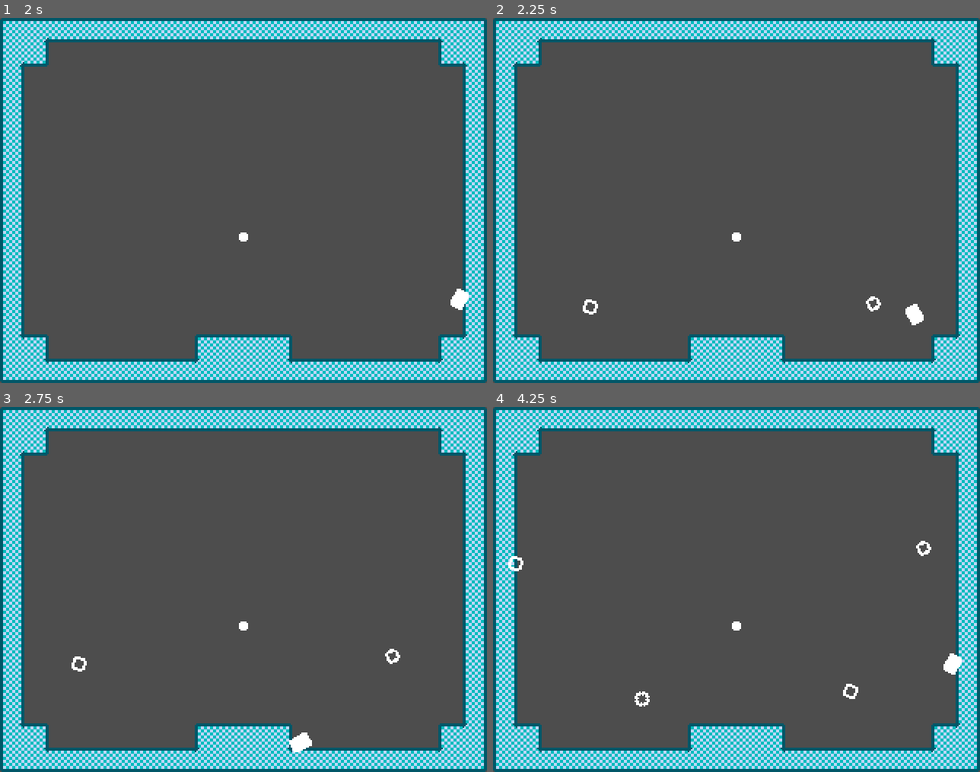
Above: before the commit, frames 1-4 (two rows, left to right).
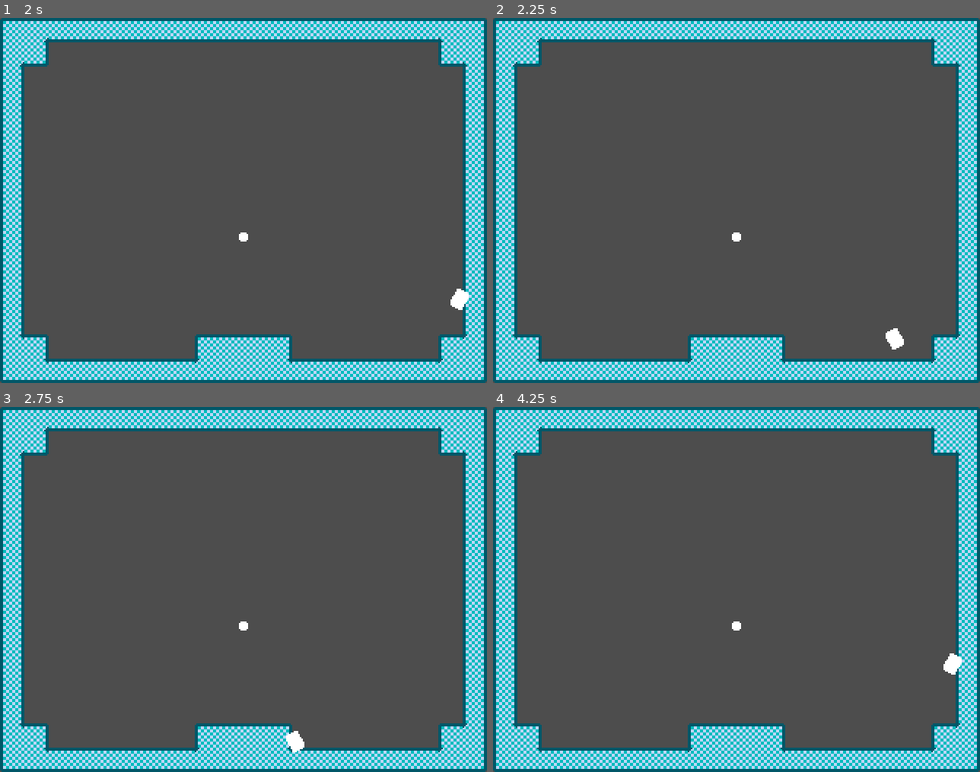
Above: after the commit, the same moments.

Repository: thcheetah777/parry-prototype
Game: Godot game, scene res://main.tscn
The game is run twice, just before and just after one commit, with the same random seed, the same clock (stepped at 60 frames per second) and the same inputs.
Inputs:
- Up to frame 1 (2 s): hold Right (right) from 0.53 s (still down); tap X (parry) at 0.6, 1.35 s; tap Z (jump) at 0.77, 1.52 s
- Up to frame 2 (2.25 s): release Right (right) at 2.03 s; hold Left (left) from 2.03 s (still down); tap X (parry) at 2.1 s
- Up to frame 3 (2.75 s): keep holding Left (left)
- Up to frame 4 (4.25 s): release Left (left) at 2.78 s; hold Right (right) from 2.78 s (still down); tap X (parry) at 2.85, 3.6 s; tap Z (jump) at 3.02, 3.77 s

Frame 1 is identical in both runs. In frame 2, 0.4% of the frame differs, in the area x 18-89%, y 76-91%; in frame 3, 0.2%; in frame 4, 0.3%.

Commit message:
⚔️ choose closest parryable

Diff:
--- a/main.tscn
+++ b/main.tscn
@@ -1,10 +1,9 @@
-[gd_scene load_steps=8 format=3 uid="uid://c5433ltwyk7jd"]
+[gd_scene load_steps=7 format=3 uid="uid://c5433ltwyk7jd"]
 
 [ext_resource type="Texture2D" uid="uid://d3vmii4pcxxsx" path="res://assets/tileset.png" id="1_k8aig"]
 [ext_resource type="Script" path="res://world.gd" id="1_r0bwy"]
 [ext_resource type="PackedScene" uid="uid://b2g8d8f5ta34h" path="res://player.tscn" id="2_riabk"]
 [ext_resource type="PackedScene" uid="uid://bs2rcexh4i7r7" path="res://parry_point.tscn" id="3_m862k"]
-[ext_resource type="PackedScene" uid="uid://duvehrwbbw012" path="res://turret.tscn" id="4_2us64"]
 
 [sub_resource type="TileSetAtlasSource" id="TileSetAtlasSource_0xdkv"]
 texture = ExtResource("1_k8aig")
@@ -502,11 +501,3 @@
 
 [node name="ParryPoint" parent="World" instance=ExtResource("3_m862k")]
 position = Vector2(160, 144)
-
-[node name="Turret" parent="World" instance=ExtResource("4_2us64")]
-visible = false
-position = Vector2(80, 224)
-
-[node name="Turret2" parent="World" instance=ExtResource("4_2us64")]
-visible = false
-position = Vector2(240, 224)
--- a/player.gd
+++ b/player.gd
@@ -35,7 +35,7 @@
 var can_double_jump = false
 var dash_ghost_timer = 0
 
-var touching_parryable: Parryable = null
+var touching_parryable: Array[Parryable] = []
 var current_parryable: Parryable = null
 var parry_angle = 0
 
@@ -101,7 +101,7 @@
 	print("start parry")
 	velocity = Vector2.ZERO
 	run_rotation = 0
-	current_parryable = touching_parryable
+	current_parryable = find_closest_parryable()
 	var direction = (position - current_parryable.position).normalized()
 	parry_angle = rad_to_deg(direction.angle())
 	set_arrow(direction)
@@ -121,13 +121,24 @@
 	arrow.position = current_parryable.position + -direction * parry_distance
 	arrow.rotation_degrees = parry_angle - 90
 
+func find_closest_parryable():
+	touching_parryable.sort_custom(distance)
+	return touching_parryable[0]
+
+func distance(a: Parryable, b: Parryable):
+	var a_distance = position.distance_to(a.position)
+	var b_distance = position.distance_to(b.position)
+	return a_distance - b_distance < 0
+
 func _on_parry_area_area_entered(area: Area2D) -> void:
 	print(area.name)
-	if area is Parryable and not touching_parryable and not current_parryable:
+	if area is Parryable:
 		print("touched")
-		touching_parryable = area
+		touching_parryable.append(area)
 
 func _on_parry_area_area_exited(area: Area2D) -> void:
-	if area == touching_parryable:
+	if not area is Parryable: return
+	var parryable_index = touching_parryable.find(area)
+	if parryable_index != -1:
 		print("exited")
-		touching_parryable = null
+		touching_parryable.remove_at(parryable_index)
